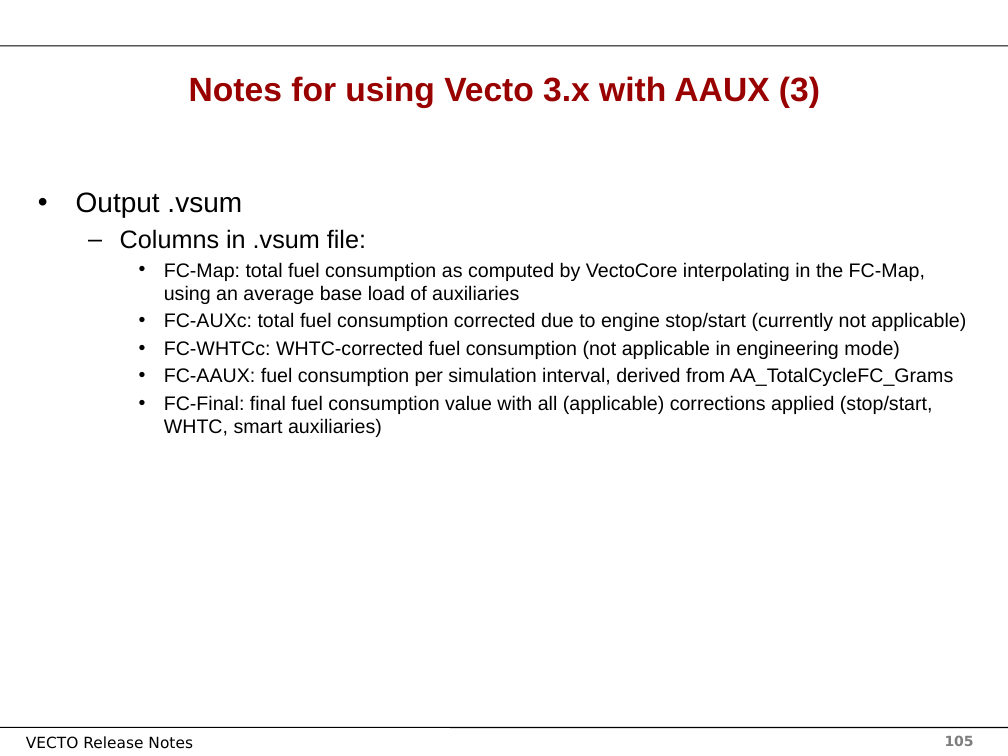
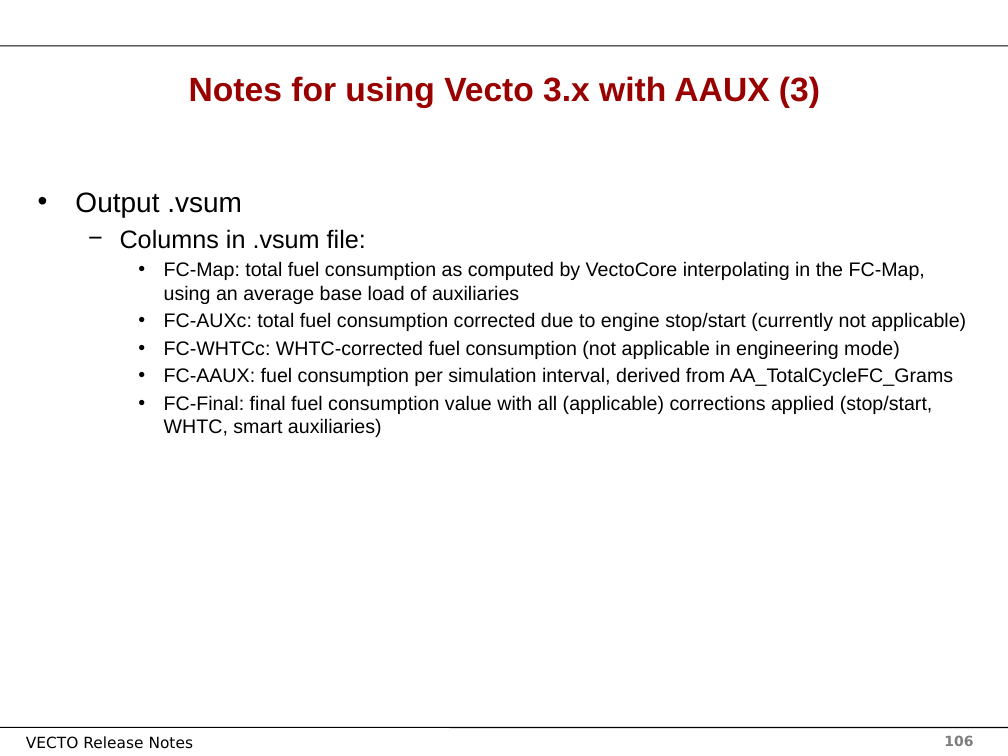
Before and after one commit to tanawadeatharva/BharatVECTO, a slide deck: slide 106 of Documentation/User Manual Source/Release Notes Vecto3.x.pptx (slide 105 before the commit). Drawn at 1008x756 pixels with LibreOffice and Linux fonts; fonts in the diff are those of the drawing; background and template pictures are left out. Boxes give left, top, right and bottom in pixels: in the first picture for what was removed or moved away, otherwise in the second. Text is boxed around its words. In the diff, an @@ line names an element or a change of style, - is before the commit and + after.

```diff
--- a/Documentation/User Manual Source/Release Notes Vecto3.x.pptx
+++ b/Documentation/User Manual Source/Release Notes Vecto3.x.pptx
@@ text "Output .vsum" at (x1=75, y1=192, x2=966, y2=437): bullet – to − @@
@@ page number at (x1=944, y1=735, x2=973, y2=746): text changed @@
-105
+106
```
Also in this commit, not shown: 100 other slides changed, 1 slide added, 2 other files.
